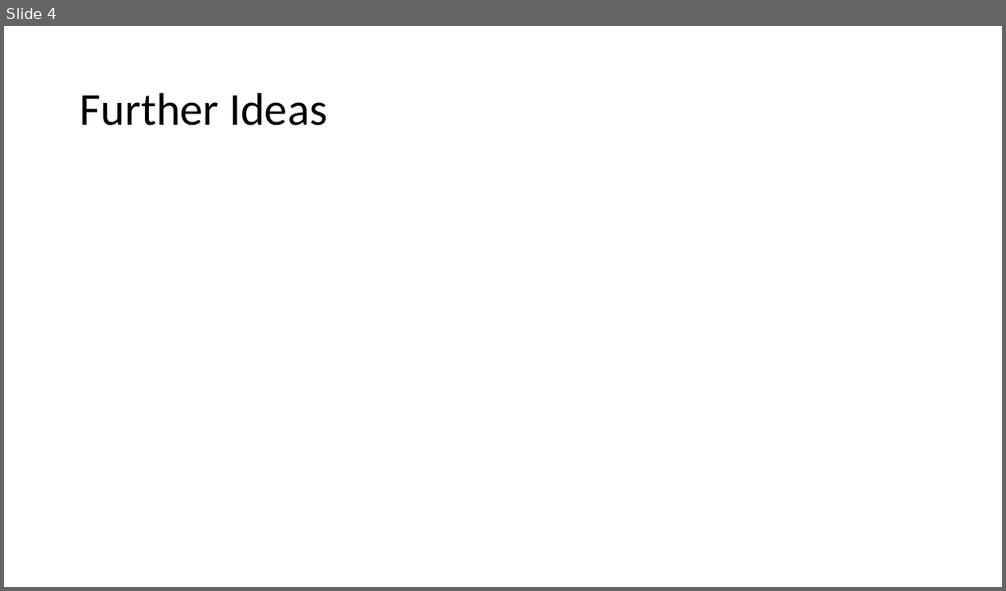
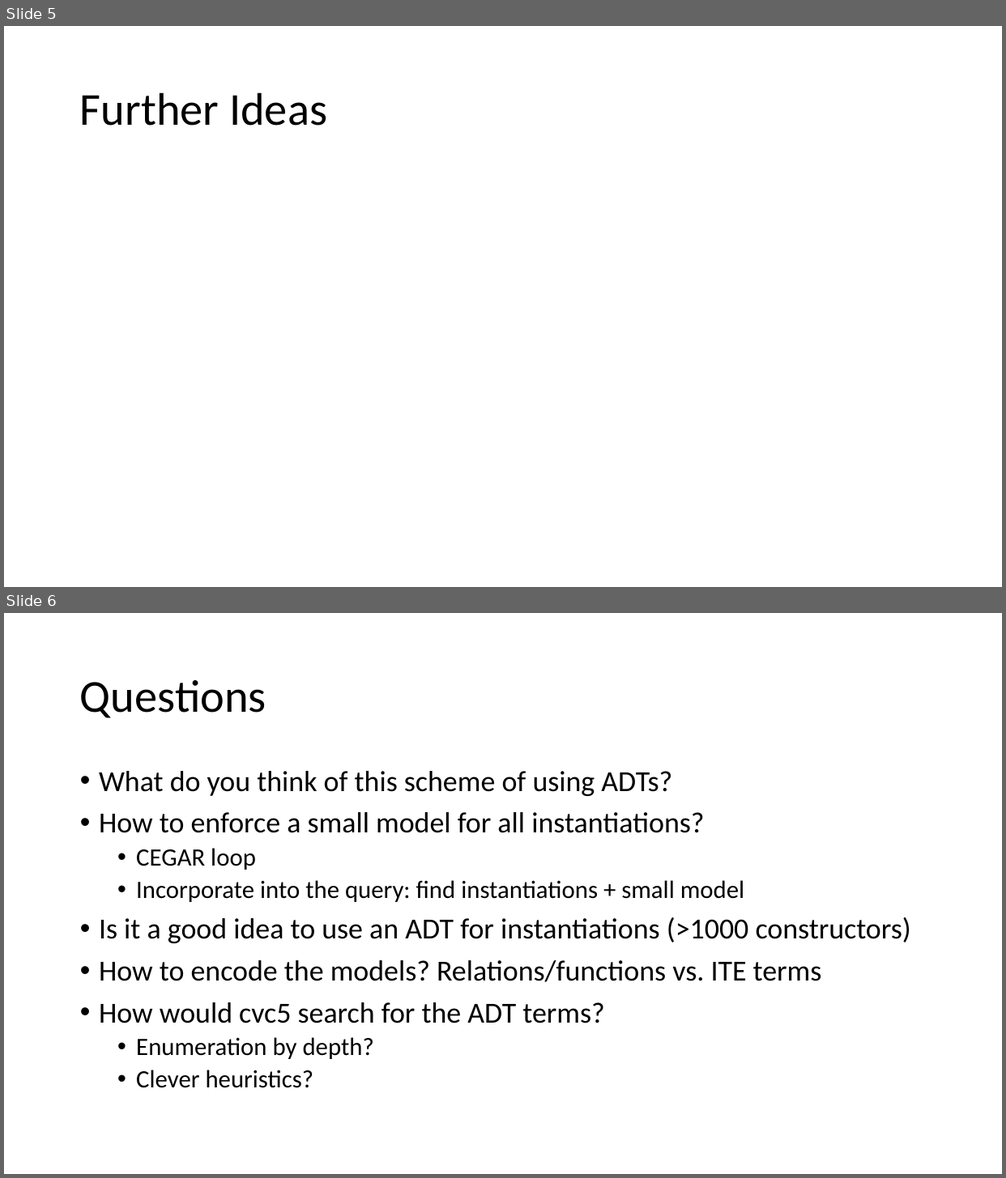
Before and after one commit to neta-elad/qifac, a slide deck: slides/ideas-Dec22.pptx. Shown one above the other, each under a label of ours: slide 4 before the commit, slides 5 and 6 after it. The pictures are 1006x591 and 1006x1178 pixels, drawn with LibreOffice and Linux fonts; fonts in the diff are those of the drawing; grey boxes stand for pictures. Boxes give left, top, right and bottom in pixels: in the first picture for what was removed or moved away, otherwise in the second. Text is boxed around its words. In the diff, an @@ line names an element or a change of style, - is before the commit and + after.

```diff
--- a/slides/ideas-Dec22.pptx
+++ b/slides/ideas-Dec22.pptx
@@ slide 6 added at [4, 613, 1002, 1174], background #FFFFFF @@
@@ title added at [80, 680, 266, 718], 44 pt, text #000000 @@
+Questions
@@ text added at [99, 771, 911, 1088], 28 pt, text #000000 @@
+• What do you think of this scheme of using ADTs?
+• How to enforce a small model for all instantiations?
+  • CEGAR loop
+  • Incorporate into the query: find instantiations + small model
+• Is it a good idea to use an ADT for instantiations (>1000 constructors)
+• How to encode the models? Relations/functions vs. ITE terms
+• How would cvc5 search for the ADT terms?
+  • Enumeration by depth?
+  • Clever heuristics?
@@ what was slide 4 is now slide 5 @@
```
Also in this commit, not shown: 1 slide changed, 1 other slide added.
